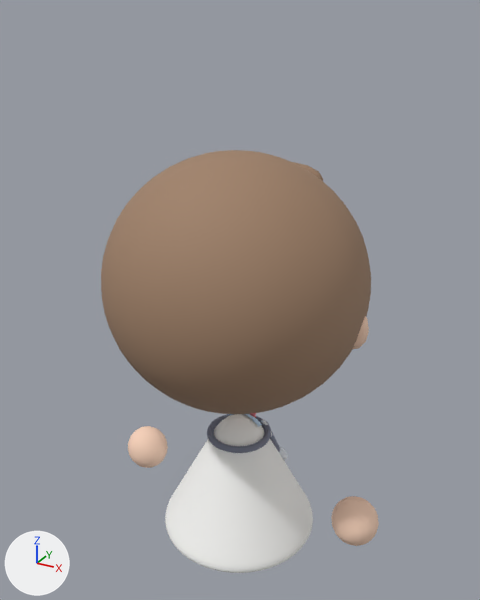
What one commit did to the glTF model modules/NPCs/Models/jeremy.glb.
Both versions are drawn from a 50 mm lens placed at (0.969, -1.756, 1.928), pointed at (-0.011, 0.028, 1.036). Lighting does not change. The marker at lower left points along +X, +Y and +Z. The older version comes first. Where no turn or scale is listed for an object, it has been applied to the vertices. Vertices at exactly the same position are counted once.

The first picture shows 'Body', 'HandL', 'HandR', 'Head'.
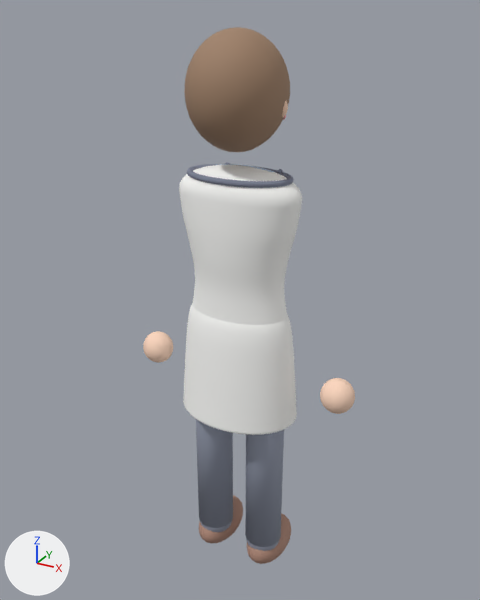
Where the change shows, as pixel boxes [x1, y1, x2, y2] in the pictures (480 x 600 px; the box of a moved part takes in the faces that stretch with it):
'Head', reshaped, moved (61% narrower, 52% shorter)
    before: [101, 150, 371, 414]
    after: [184, 27, 290, 152]
'Body', reshaped, moved (17% narrower, 70% taller)
    before: [165, 413, 313, 573]
    after: [179, 162, 302, 435]
'LegR', now drawn
    after: [245, 430, 284, 551]
'LegL', now drawn
    after: [196, 419, 233, 532]
'HandR', moved, rescaled (27% narrower, 27% shorter)
    before: [331, 496, 379, 546]
    after: [320, 378, 355, 414]
'HandL', moved, rescaled (24% narrower, 23% shorter)
    before: [128, 426, 168, 468]
    after: [143, 331, 173, 363]
part 1 of me_body, moved or reshaped (not visible afterwards)
    before: [268, 424, 280, 452]
part 2 of me_body, moved or reshaped (not visible afterwards)
    before: [279, 446, 288, 461]
part 3 of me_body, added
    after: [179, 165, 302, 325]
part 4 of me_body, added
    after: [187, 164, 294, 188]
part 5 of me_body, added
    after: [220, 164, 276, 173]
part 6 of me_body, deleted
    before: [207, 414, 271, 453]
part 7 of me_body, moved or reshaped
    before: [165, 414, 313, 573]
    after: [183, 304, 297, 435]
part 10 of me_head, moved or reshaped
    before: [353, 316, 369, 349]
    after: [282, 101, 288, 118]
part 11 of me_head, moved or reshaped (not visible afterwards)
    before: [290, 161, 323, 181]
part 12 of me_head, moved or reshaped
    before: [101, 150, 371, 414]
    after: [184, 27, 290, 152]

Patch to the scene script:
```diff
--- a/modules/NPCs/Models/jeremy.glb.py
+++ b/modules/NPCs/Models/jeremy.glb.py
@@ me_body @@
-me_body.from_pydata(...)  # 2992 vertices, 5830 faces; spans x -0.281..0.281, y -0.281..0.29, z -0.17..0.304
+me_body.from_pydata(...)  # 7114 vertices, 14042 faces; spans x -0.212..0.212, y -0.155..0.156, z -0.31..0.558
+# me_body part 1: the loose piece of 16 vertices spanning x 0.051..0.075, y 0.073..0.225, z 0.013..0.242 is multiplied about its middle by the matrix ((-0.067, 0.651, -0.045), (-0.653, -0.066, 0.004), (-0.001, 0.045, 0.654)), then moved by (-0.062, -0.022, 0.218)
+# me_body part 2: the loose piece of 114 vertices spanning x 0.024..0.101, y 0.19..0.244, z -0.016..0.056 is multiplied about its middle by the matrix ((0.758, -0.091, 0.077), (0.037, 0.651, 0.404), (-0.114, -0.396, 0.647)), then moved by (-0.013, -0.092, 0.257)
+# me_body part 3: a new loose piece of 2882 vertices spanning x -0.207..0.207, y -0.116..0.116, z -0.021..0.558, in mat_coat (white #fcfcf9)
+# me_body part 4: a new loose piece of 480 vertices spanning x -0.176..0.176, y -0.105..0.105, z 0.523..0.541, in mat_tube (greyish blue #7c8195)
+# me_body part 5: a new loose piece of 212 vertices spanning x -0.1..0.1, y 0.021..0.12, z 0.31..0.558, in mat_shirt (blue #c4e1f9)
+# me_body part 6: the loose piece of 490 vertices spanning x -0.116..0.116, y -0.116..0.116, z 0.219..0.241 is deleted
+# me_body part 7: 2 vertices moved within x -0.158..0.158, y 0.0, z 0.103; 1746 vertices removed from x -0.281..0.281, y -0.281..0.281, z -0.17..0.304; 2496 vertices added at x -0.212..0.212, y -0.155..0.155, z -0.31..0.103
+# other edits to the shape of me_body do not show in these pictures
 me_body.materials.append(mat_coat)
@@ me_handl @@
-me_handl.from_pydata(...)  # 266 vertices, 528 faces; spans x -0.082..0.082, y -0.078..0.078, z -0.085..0.085
+me_handl.from_pydata(...)  # 266 vertices, 528 faces; spans x -0.057..0.057, y -0.054..0.054, z -0.059..0.059
+# me_handl part 8: the whole mesh is scaled about its middle by (0.693, 0.692, 0.689)
 me_handl.materials.append(mat_skin)
@@ me_handr @@
-me_handr.from_pydata(...)  # 266 vertices, 528 faces; spans x -0.082..0.082, y -0.078..0.078, z -0.085..0.085
+me_handr.from_pydata(...)  # 266 vertices, 528 faces; spans x -0.057..0.057, y -0.054..0.054, z -0.059..0.059
+# me_handr part 9: the whole mesh is scaled about its middle by (0.693, 0.692, 0.689)
 me_handr.materials.append(mat_skin)
@@ me_head @@
-me_head.from_pydata(...)  # 3074 vertices, 6008 faces; spans x -0.438..0.438, y -0.444..0.414, z -0.014..0.814
+me_head.from_pydata(...)  # 3074 vertices, 6008 faces; spans x -0.153..0.153, y -0.167..0.156, z 0.008..0.349
+# me_head part 10: the loose piece of 62 vertices spanning x 0.338..0.438, y -0.02..0.06, z 0.238..0.378 is scaled about its middle by (0.349, 0.377, 0.412), then moved by (-0.253, -0.012, -0.167)
+# me_head part 11: the loose piece of 182 vertices spanning x -0.334..0.174, y 0.128..0.368, z 0.535..0.741 is scaled about its middle by (0.349, 0.377, 0.412), then moved by (0.052, -0.155, -0.361)
+# me_head part 12: 708 of 3074 vertices moved; they spanned x -0.428..0.428, y -0.444..0.328, z -0.014..0.814 and now span x -0.149..0.149, y -0.167..0.124, z 0.008..0.349; mean shift (0.0, 0.054, -0.265); largest move (0.0, -0.075, 0.81) -> (0.0, -0.028, 0.348)
+# other edits to the shape of me_head do not show in these pictures
 me_head.materials.append(mat_skin)
@@ me_legr @@
+me_legr.from_pydata(...)  # a 20-sided cylinder along z spanning x -0.067..0.067, y -0.067..0.067, z -0.827..0.0; a UV sphere (20 segments, 8 rings, poles along z) spanning x -0.067..0.067, y -0.067..0.067, z -0.067..0.067; a UV sphere (20 segments, 8 rings, poles along z) spanning x -0.067..0.067, y -0.067..0.067, z -0.894..-0.759
+me_legr.materials.append(mat_trousers)  # grey #959bad
@@ me_legl @@
+me_legl.from_pydata(...)  # a 20-sided cylinder along z spanning x -0.067..0.067, y -0.067..0.067, z -0.827..0.0; a UV sphere (20 segments, 8 rings, poles along z) spanning x -0.067..0.067, y -0.067..0.067, z -0.067..0.067; a UV sphere (20 segments, 8 rings, poles along z) spanning x -0.067..0.067, y -0.067..0.067, z -0.894..-0.759
+me_legl.materials.append(mat_trousers)  # grey #959bad
@@ ob_body @@
 ob_body = bpy.data.objects.new('Body', me_body)
-ob_body.location = (0.0, 0.0, 0.3)
+ob_body.location = (0.0, 0.0, 0.93)
@@ ob_handl @@
 ob_handl = bpy.data.objects.new('HandL', me_handl)
-ob_handl.location = (-0.443, 0.033, 0.29)
+ob_handl.location = (-0.353, 0.021, 0.777)
@@ ob_handr @@
 ob_handr = bpy.data.objects.new('HandR', me_handr)
-ob_handr.location = (0.443, 0.033, 0.29)
+ob_handr.location = (0.353, 0.021, 0.777)
@@ ob_head @@
 ob_head = bpy.data.objects.new('Head', me_head)
-ob_head.location = (0.0, 0.0, 0.72)
+ob_head.location = (0.0, 0.0, 1.529)
@@ ob_legl @@
-ob_legl = bpy.data.objects.new('LegL', None)
-ob_legl.location = (-0.125, 0.0, 0.32)
+ob_legl = bpy.data.objects.new('LegL', me_legl)
+ob_legl.location = (-0.103, 0.0, 0.93)
@@ ob_legr @@
-ob_legr = bpy.data.objects.new('LegR', None)
-ob_legr.location = (0.125, 0.0, 0.32)
+ob_legr = bpy.data.objects.new('LegR', me_legr)
+ob_legr.location = (0.103, 0.0, 0.93)
```
